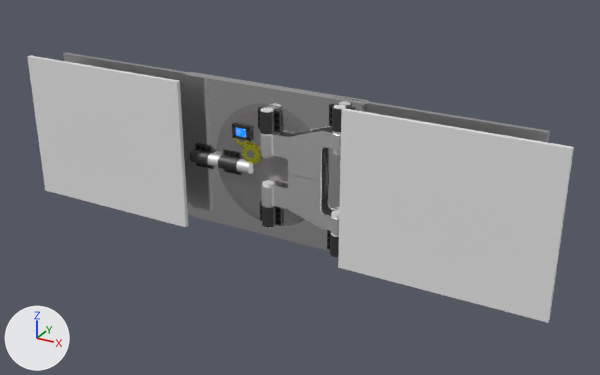
The FBX model Assets/Models/Vault.fbx: old version first, new version second.
Before and after are seen from a camera (50 mm lens) standing at (6.83, -2.85, 6.72) and looking at (0.57, 8.52, 1.03). Every picture has the same lights, and +X, +Y and +Z are marked at lower left. Where no turn or scale is listed for an object, it has been applied to the vertices.
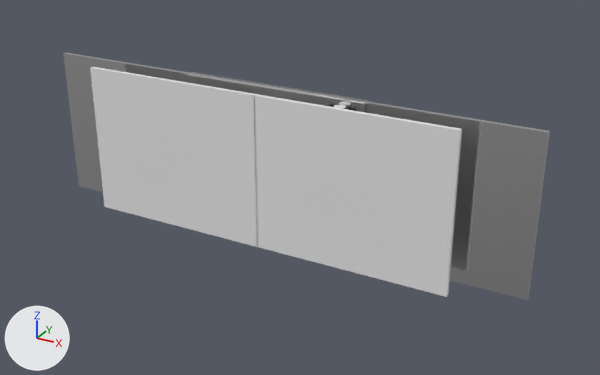
Where the change shows, as pixel boxes [x1, y1, x2, y2] in the pictures (600 x 375 px; the box of a moved part takes in the faces that stretch with it):
'MovingWalls', reshaped, moved (32% narrower, 14% shorter)
    before: [27, 55, 574, 323]
    after: [90, 67, 462, 297]
'Cube.031', moved (not visible afterwards)
    before: [236, 127, 246, 137]
part 2 of me_cube_131, moved or reshaped
    before: [338, 108, 574, 323]
    after: [254, 94, 462, 297]
'MetalWallsBlocking', unchanged, uncovered by the edit
    before: [63, 53, 550, 215]
    after: [63, 53, 550, 300]
'MetalWallsCutOut', unchanged, covered by the edit
    before: [184, 72, 369, 251]
    after: [184, 72, 369, 112]
'Cylinder.007', unchanged, covered by the edit
    before: [216, 104, 327, 226]
'Cube.024', unchanged, covered by the edit
    before: [273, 131, 332, 231]

What changed in the scene script:
```text
Add mat_screengreenback:
    mat_screengreenback = principled_material('ScreenGreenBack')
    mat_screengreenback.base_color = (0.0274, 0.8, 0.0)  # green #2ee700
    mat_screengreenback.emission_color = (0.00129, 1.0, 0.0)  # green #04ff00
    mat_screengreenback.emission_strength = 1.0
Change me_cube_131:
    where me_cube_131.from_pydata(...)  # 16 vertices, 12 faces; spans x -1.72..8.27, y -0.04..0.04, z -1.37..1.37
    used by ob_movingwalls; location = (-3.27, 8.11, 1.34)
    me_cube_131 part 2: the loose piece of 8 vertices spanning x 4.82..8.27, y -0.04..0.04, z -1.37..1.37 is moved by (-3.12, 0.0, 0.0)
Add me_cube_035:
    me_cube_035.from_pydata(...)  # a box spanning x -1.0..1.0, y -1.0..1.0, z -1.0..1.0
    me_cube_035.materials.append(mat_screengreenback)  # green #2ee700
Change ob_movingwalls:
    ob_movingwalls.location: (-3.27, 8.11, 1.34) -> (-1.71, 8.08, 1.34)
Change ob_cube_031:
    ob_cube_031: bpy.data.objects.new('Cube.031', me_cube_126) -> bpy.data.objects.new('Cube.031', me_cube_035)
    add ob_cube_031.parent = ob_moverdoor
Add ob_moverdoor:
    ob_moverdoor = bpy.data.objects.new('MoverDoor', None)
    ob_moverdoor.location = (1.349, 8.409, 1.278)
```
